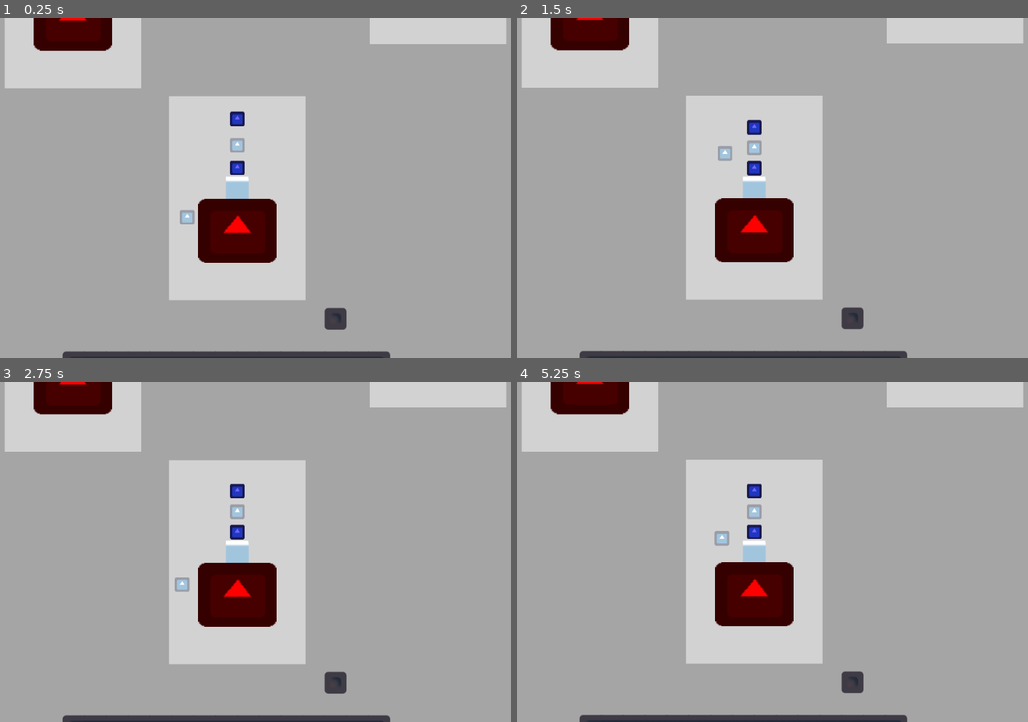
Above: before the commit, frames 1-4 (two rows, left to right).
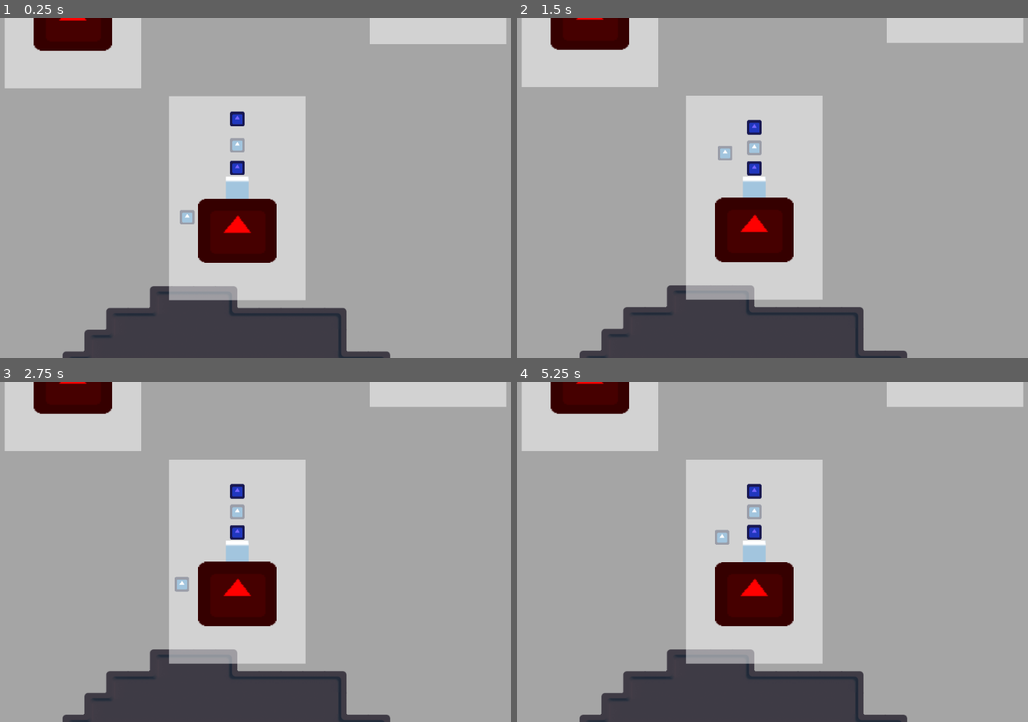
Above: after the commit, the same moments.

Repository: mdrgon1/GWJ-22-Spinzo
Game: Godot game, scene res://Main.tscn
Two runs of this game, one before a commit and one after it. Both use one fixed random seed, a clock stepped at 60 frames per second and the inputs below. The engine's default icon, where the game draws it, is replaced by a stand-in: a white triangle on a blue panel in a dark square.
Inputs:
- Up to frame 1 (0.25 s): no input
- Up to frame 2 (1.5 s): hold Shift (aim) 0.53-1.28 s; hold Right (move_right) from 0.53 s (still down); tap W (jump) at 0.77 s; tap E (throw_ball) at 1.35 s
- Up to frame 3 (2.75 s): tap W (jump) at 1.52 s; release Right (move_right) at 2.03 s; hold A (move_left) from 2.03 s (still down); hold X from 2.03 s (still down)
- Up to frame 4 (5.25 s): release A (move_left) at 2.78 s; release X at 2.78 s; hold Right (move_right) 2.78-4.28 s; tap Shift (aim) at 2.85 s; tap W (jump) at 3.02, 3.77, 4.52 s; hold E (throw_ball) 3.53-4.28 s; hold A (move_left) 4.28-5.03 s; tap X at 4.35 s; hold Right (move_right) from 5.03 s (still down); hold Shift (aim) from 5.03 s (still down)

The runs differ from the first frame. In frame 1, 7.2% of the frame differs, in the area x 16-68%, y 78-100%; in frame 2, 7.8%; in frame 3, 7.9%, in the area x 0-100%, y 0-100%; in frame 4, 7.8%.

Commit message:
created grabbable island level template

Diff:
--- a/Project/Main.tscn
+++ b/Project/Main.tscn
@@ -33,4 +33,4 @@
 scale = Vector2( 0.15, 0.15 )
 tile_set = ExtResource( 2 )
 format = 1
-tile_data = PoolIntArray( 262148, 0, 196608, 458744, 0, 196609, 458745, 0, 196610, 458746, 0, 196610, 458747, 0, 196610, 458748, 0, 196610, 458749, 0, 196610, 458750, 0, 196610, 458751, 0, 196610, 393216, 0, 196610, 393217, 0, 196610, 393218, 0, 196610, 393219, 0, 196610, 393220, 0, 196610, 393221, 0, 196610, 393222, 0, 196611 )
+tile_data = PoolIntArray( 262140, 0, 8, 262141, 0, 10, 262142, 0, 10, 262143, 0, 11, 327674, 0, 8, 327675, 0, 10, 327676, 0, 65541, 327677, 0, 131081, 327678, 0, 131081, 327679, 0, 65542, 262144, 0, 10, 262145, 0, 10, 262146, 0, 10, 262147, 0, 10, 262148, 0, 11, 393209, 0, 8, 393210, 0, 65541, 393211, 0, 131081, 393212, 0, 131081, 393213, 0, 131081, 393214, 0, 131081, 393215, 0, 131081, 327680, 0, 131081, 327681, 0, 131081, 327682, 0, 131081, 327683, 0, 131081, 327684, 0, 131083, 458744, 0, 196609, 458745, 0, 196613, 458746, 0, 196617, 458747, 0, 196617, 458748, 0, 196617, 458749, 0, 196617, 458750, 0, 196617, 458751, 0, 196617, 393216, 0, 196617, 393217, 0, 196617, 393218, 0, 196617, 393219, 0, 196617, 393220, 0, 196614, 393221, 0, 196610, 393222, 0, 196611 )
--- /dev/null
+++ b/Project/level_templates/Grabbable.tscn
@@ -0,0 +1,23 @@
+[gd_scene load_steps=4 format=2]
+
+[ext_resource path="res://icon.png" type="Texture" id=1]
+[ext_resource path="res://Scripts/LevelTemplate.gd" type="Script" id=2]
+
+[sub_resource type="RectangleShape2D" id=1]
+extents = Vector2( 6.17605, 5.90527 )
+
+[node name="Area2D" type="Area2D" groups=[
+"\"grabbable",
+]]
+script = ExtResource( 2 )
+bounds_rect = Rect2( -50, -50, 100, 100 )
+
+[node name="CollisionShape2D" type="CollisionShape2D" parent="."]
+shape = SubResource( 1 )
+
+[node name="Sprite" type="Sprite" parent="."]
+modulate = Color( 0.698039, 0.654902, 0, 1 )
+scale = Vector2( 0.2, 0.2 )
+texture = ExtResource( 1 )
+
+[node name="EnemySpawns" type="Node2D" parent="."]
